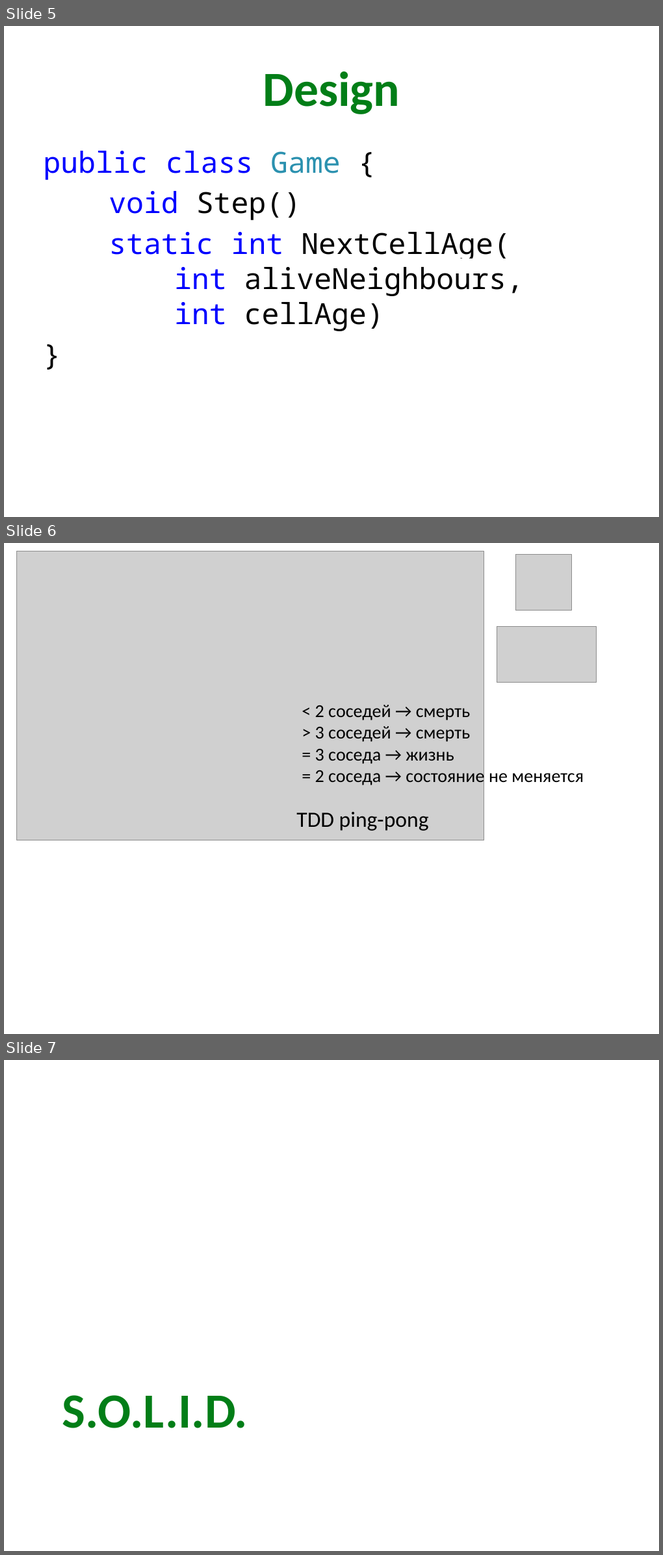
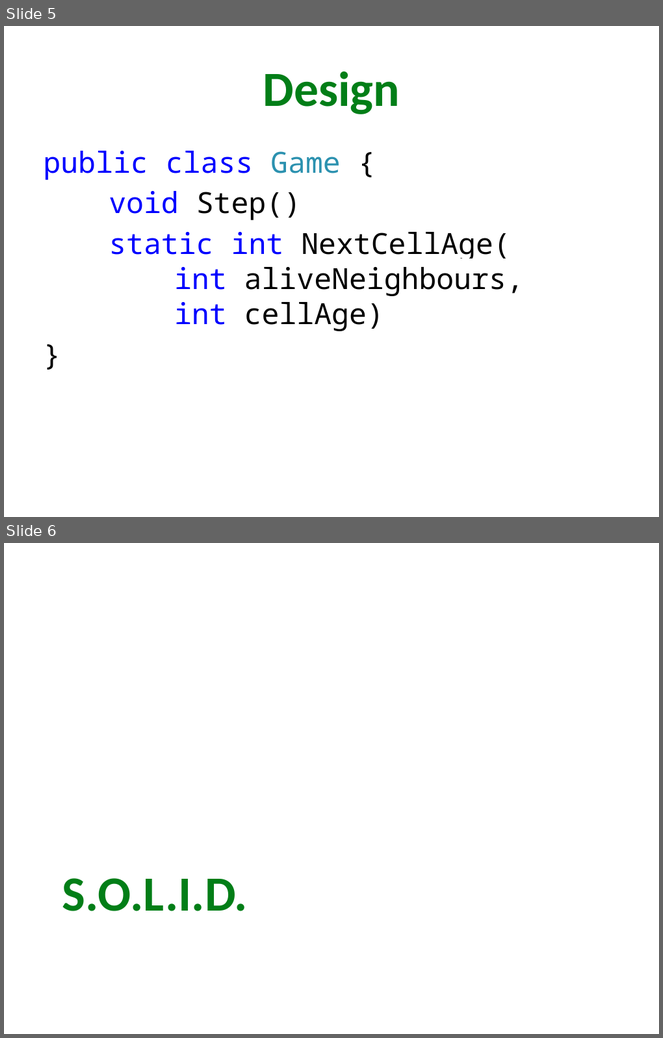
Before and after one commit to xoposhiy/testing-course, a slide deck: day2.pptx. Shown one above the other, each under a label of ours: slides 5, 6 and 7 before the commit, slides 5 and 6 after it. The pictures are 663x1555 and 663x1038 pixels, drawn with LibreOffice and Linux fonts; fonts in the diff are those of the drawing; grey boxes stand for pictures. Boxes give left, top, right and bottom in pixels: in the first picture for what was removed or moved away, otherwise in the second. Text is boxed around its words. In the diff, an @@ line names an element or a change of style, - is before the commit and + after.

```diff
--- a/day2.pptx
+++ b/day2.pptx
@@ slide 6 removed at box(4, 543, 659, 1034), background #FFFFFF @@
@@ picture removed at box(17, 551, 485, 841) @@
@@ picture removed at box(516, 555, 571, 611) @@
@@ picture removed at box(497, 627, 596, 683) @@
@@ text removed at box(315, 705, 584, 787) @@
-< 2 соседей → смерть
-> 3 соседей → смерть
-= 3 соседа → жизнь
-= 2 соседа → состояние не меняется
@@ text removed at box(296, 812, 429, 831) @@
-TDD ping-pong
@@ what was slide 7 is now slide 6 @@
```
Also in this commit, not shown: 3 slides changed, 1 other slide removed, 2 other files.
